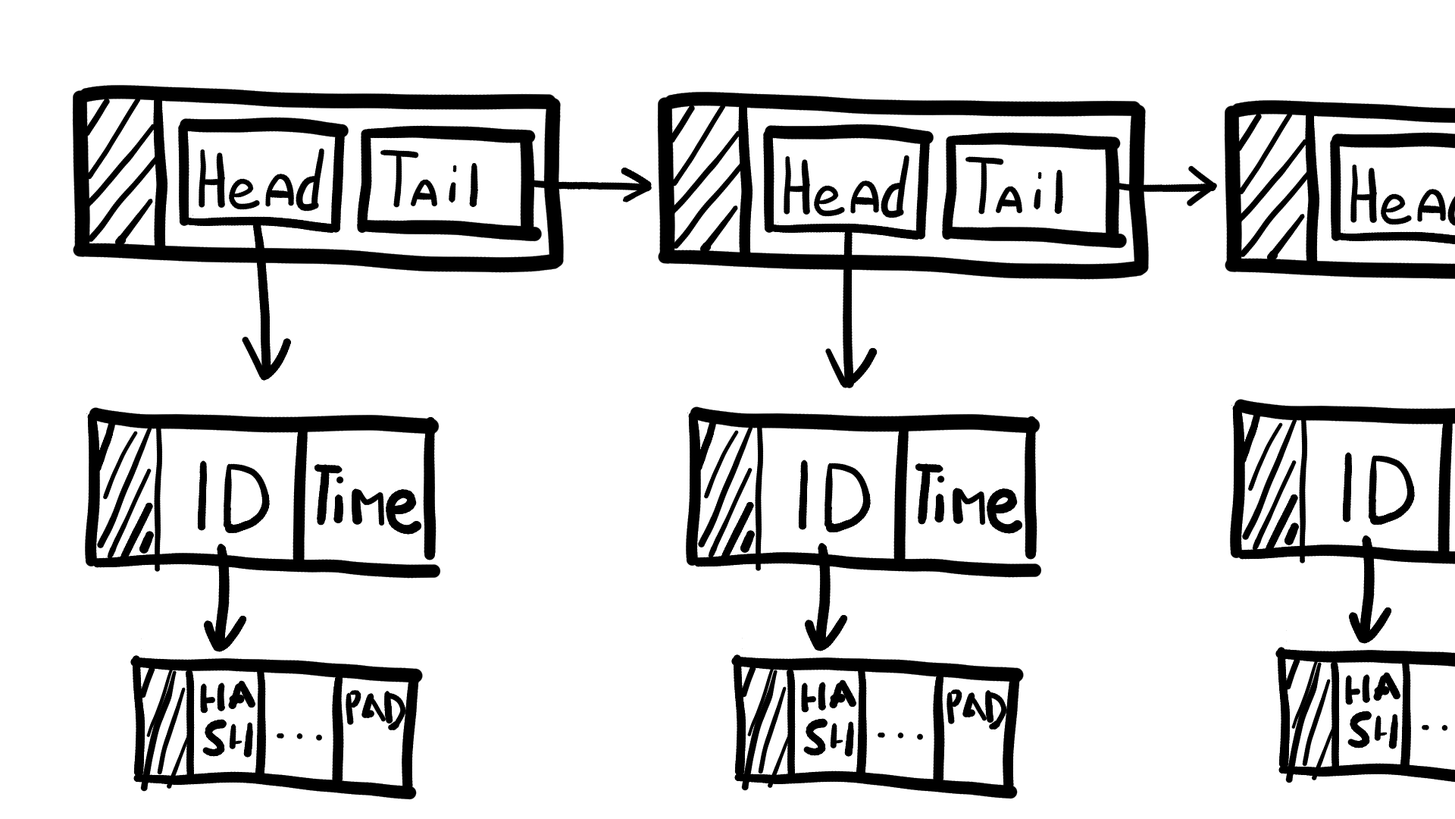
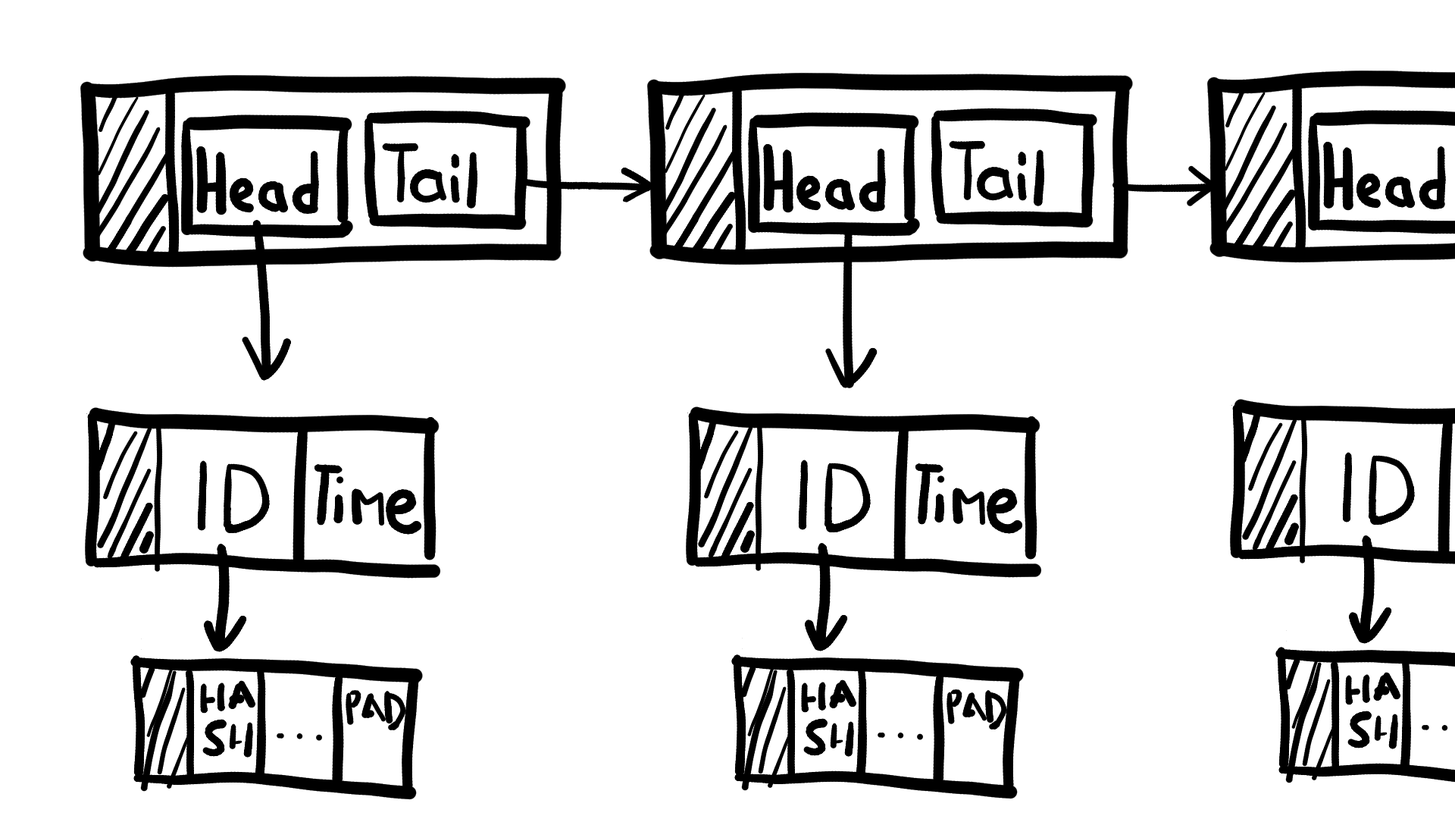
Before/after of a 1455 x 819 layered artwork. What changed in the layer stack:
hid "Copy of Layer 2(pasted)" (1st of 2) over [1209,80,1455,279]
hid "Copy of Layer 2(pasted)" (2nd of 2) over [647,72,1150,280]
added layer "Copy of Layer 9" (1st of 2) above "Copy of Layer 9" over [1207,69,1455,279]
added layer "Copy of Layer 9" (2nd of 2) above "Layer 9" over [647,72,1150,280]
added layer "Layer 9" above "Layer 2(pasted)" over [72,74,567,273]
hid "Layer 2(pasted)" over [72,74,567,273]
hid "Layer 1" over [72,69,1455,280]
